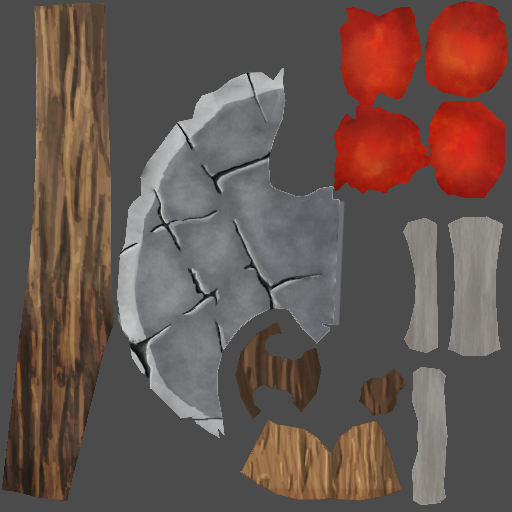
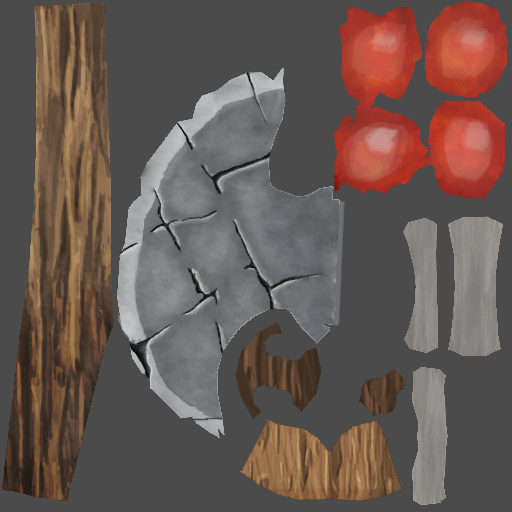
Layer changes from the first 512x512 image to the second:
painted on "Laag 18" over [334, 1, 508, 198]
